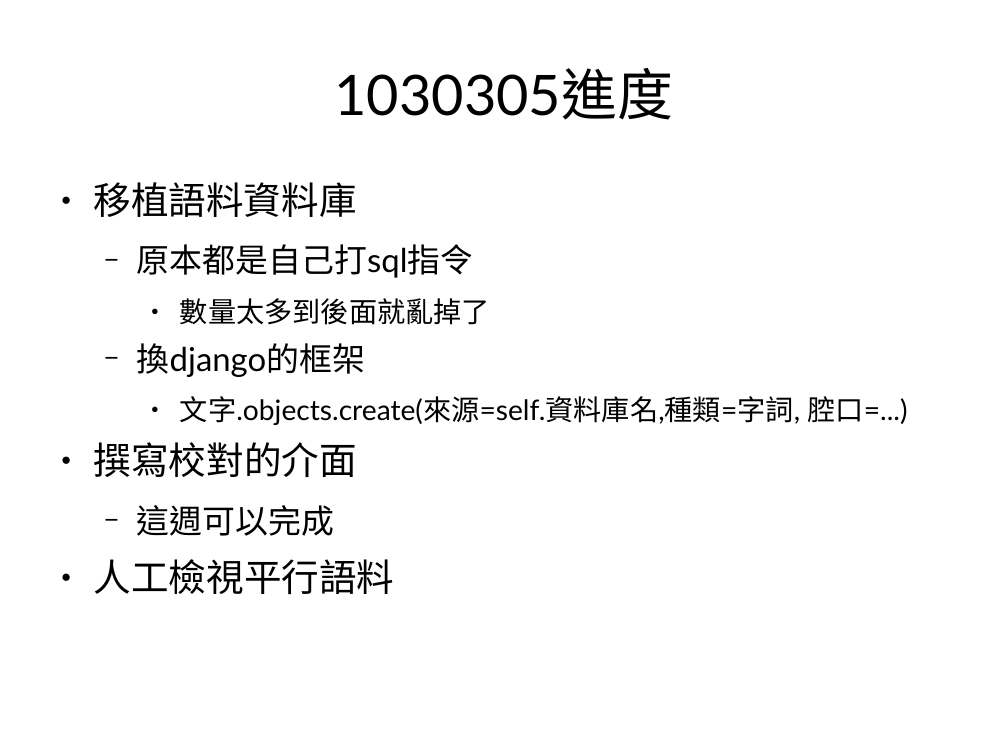
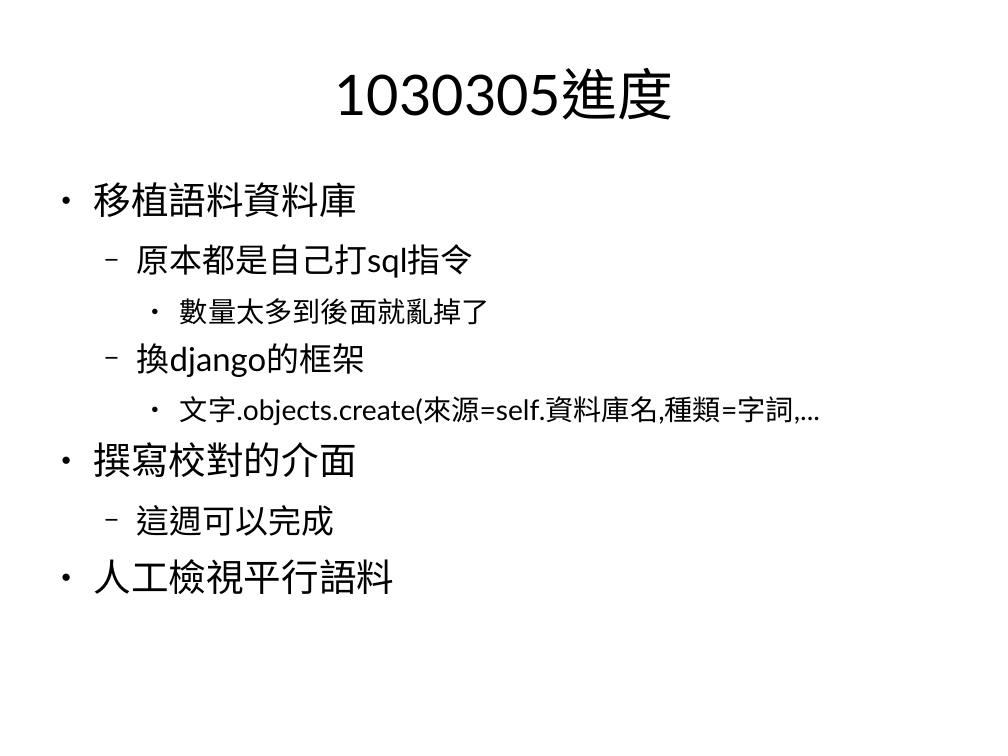
Before and after one commit to sih4sing5hong5/po3-ko3_tau5-iann2-phinn3, a slide deck: slide 10 of 翻譯報告.odp (slide 15 before the commit). Drawn at 1008x756 pixels with LibreOffice and Linux fonts; fonts in the diff are those of the drawing. Boxes give left, top, right and bottom in pixels: in the first picture for what was removed or moved away, otherwise in the second. Text is boxed around its words. In the diff, an @@ line names an element or a change of style, - is before the commit and + after.

```diff
--- a/翻譯報告.odp
+++ b/翻譯報告.odp
@@ text at bbox=[180, 396, 820, 425]: text changed @@
-    ● 文字.objects.create(來源=self.資料庫名,種類=字詞, 腔口=...)
+    ● 文字.objects.create(來源=self.資料庫名,種類=字詞,...
```
Also in this commit, not shown: 5 other slides changed, 5 slides added, 2 slides removed.
